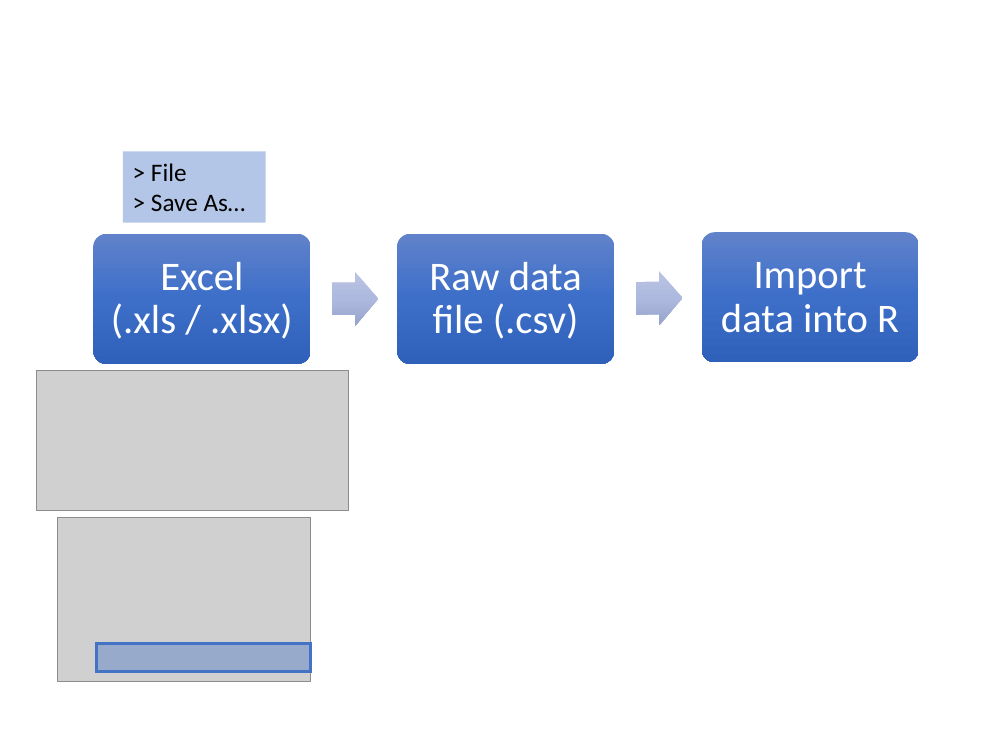
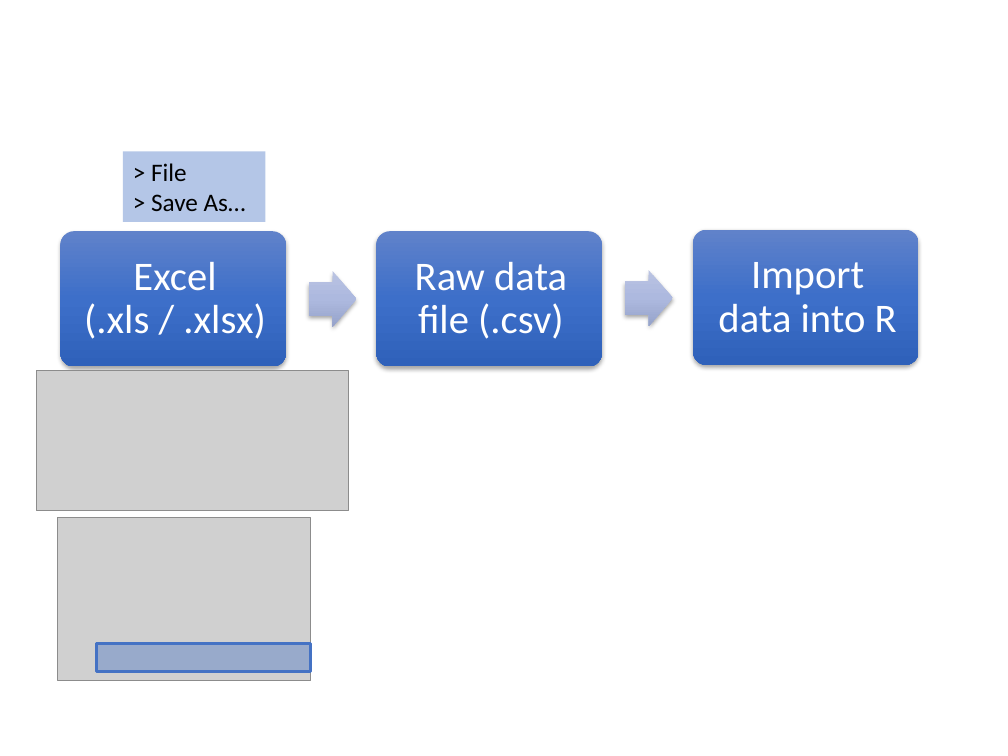
Before and after one commit to mrllynn/DataAnalysisWithR, a slide deck: slide 3 of Lectures/00_Prinscreens_for_Lecture_Slides.pptx. Drawn at 1008x756 pixels with LibreOffice and Linux fonts; fonts in the diff are those of the drawing; grey boxes stand for pictures. Boxes give left, top, right and bottom in pixels: in the first picture for what was removed or moved away, otherwise in the second. Text is boxed around its words. In the diff, an @@ line names an element or a change of style, - is before the commit and + after.

```diff
--- a/Lectures/00_Prinscreens_for_Lecture_Slides.pptx
+++ b/Lectures/00_Prinscreens_for_Lecture_Slides.pptx
@@ fill none to gradient #6183CB to #3E70CA to #3062BB; shadow on in 3 elements at bbox=[694, 230, 919, 365], bbox=[376, 231, 602, 366], bbox=[60, 231, 286, 366] @@
@@ rounded rectangle "Excel (.xls / .xlsx)": place and size @@
-rounded rectangle "Excel (.xls / .xlsx)" at bbox=[111, 262, 292, 339]
+rounded rectangle "Excel (.xls / .xlsx)" at bbox=[60, 231, 286, 366]
@@ rounded rectangle removed at bbox=[94, 234, 310, 364] @@
@@ rounded rectangle "Raw data file (.csv)": place and size @@
-rounded rectangle "Raw data file (.csv)" at bbox=[429, 262, 582, 339]
+rounded rectangle "Raw data file (.csv)" at bbox=[376, 231, 602, 366]
@@ rounded rectangle removed at bbox=[397, 234, 614, 364] @@
@@ rounded rectangle "Import data into R": place and size @@
-rounded rectangle "Import data into R" at bbox=[721, 262, 899, 333]
+rounded rectangle "Import data into R" at bbox=[694, 230, 919, 365]
@@ rounded rectangle removed at bbox=[702, 232, 918, 362] @@
@@ right arrow at bbox=[308, 271, 356, 327]: shadow on @@
@@ right arrow: place and size @@
-right arrow at bbox=[332, 272, 378, 326]
+right arrow at bbox=[308, 271, 356, 327]
@@ right arrow: place and size @@
-right arrow at bbox=[636, 271, 683, 325]
+right arrow at bbox=[625, 270, 673, 326]
@@ right arrow at bbox=[625, 270, 673, 326]: shadow on @@
```
Also in this commit, not shown: 6 other slides changed, 27 other files.
